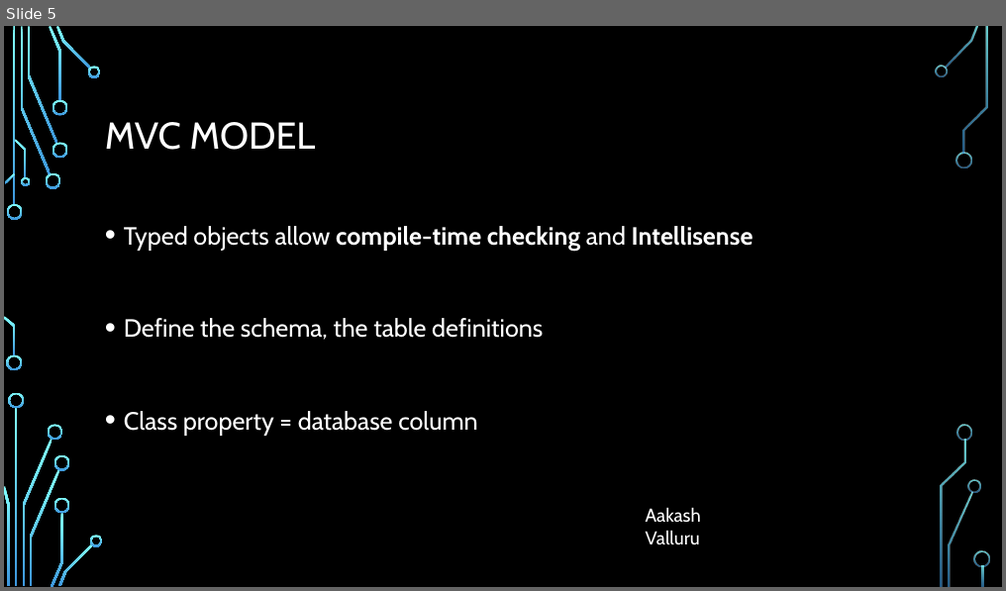
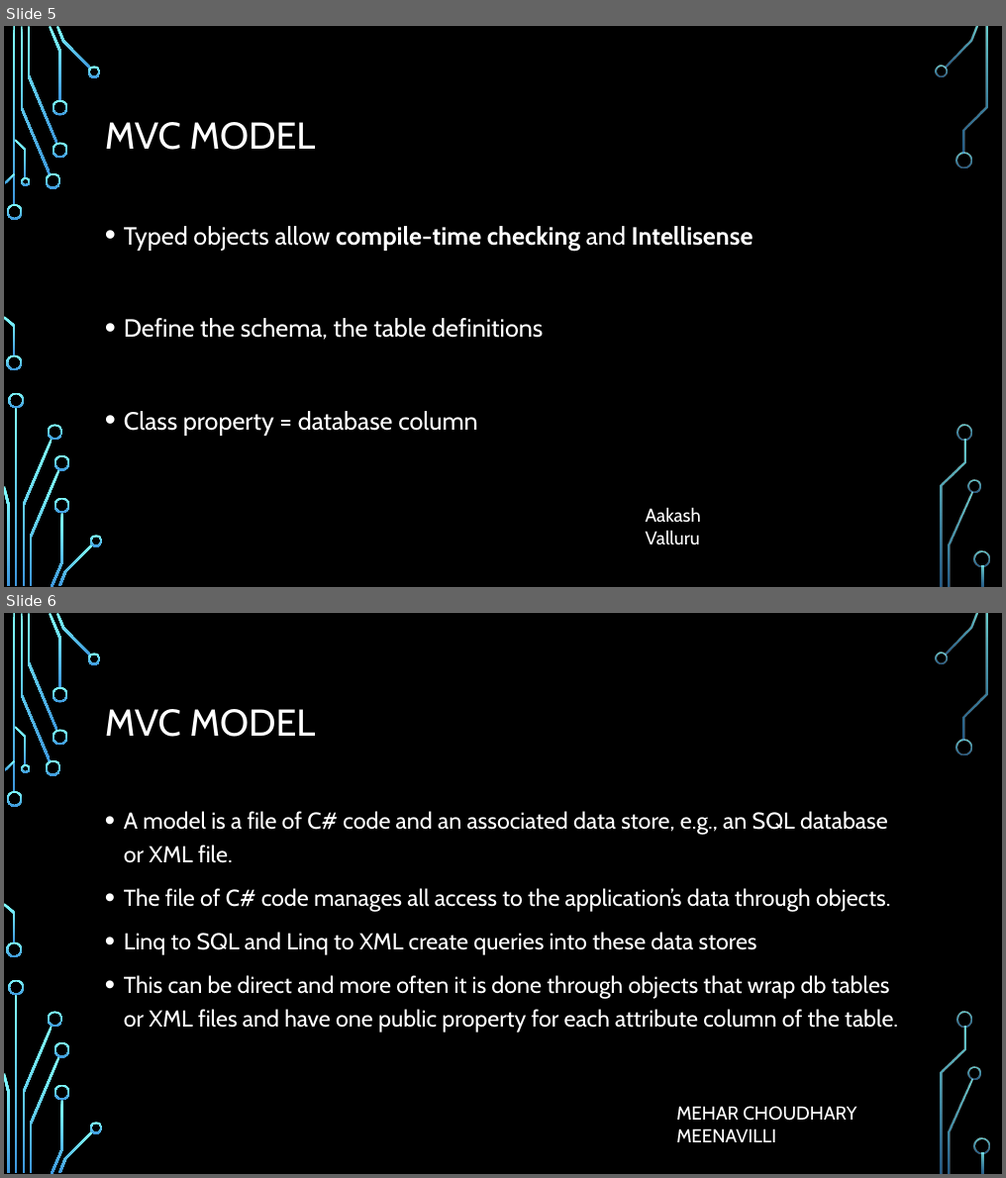
Before and after one commit to MeharChoudhary/WS4-Team, a slide deck: Models and designing schemas.pptx. Shown one above the other, each under a label of ours: slide 5 before the commit, slides 5 and 6 after it. The pictures are 1006x591 and 1006x1178 pixels, drawn with LibreOffice and Linux fonts; fonts in the diff are those of the drawing; background and template pictures are left out. Boxes give left, top, right and bottom in pixels: in the first picture for what was removed or moved away, otherwise in the second. Text is boxed around its words. In the diff, an @@ line names an element or a change of style, - is before the commit and + after.

```diff
--- a/Models and designing schemas.pptx
+++ b/Models and designing schemas.pptx
@@ slide 6 added at (x1=4, y1=613, x2=1002, y2=1174), background picture (left out); not listed: 36 template elements that a slide beside it also shows @@
@@ title added at (x1=105, y1=709, x2=316, y2=737), 36 pt, text #FFFFFF @@
+MVC MODEL
@@ text added at (x1=124, y1=811, x2=898, y2=1033), 22.2 pt, text #FFFFFF @@
+• A model is a file of C# code and an associated data store, e.g., an SQL database or XML file.
+• The file of C# code manages all access to the application’s data through objects.
+• Linq to SQL and Linq to XML create queries into these data stores
+• This can be direct and more often it is done through objects that wrap db tables or XML files and have one public property for each attribute column of the table.
@@ text added at (x1=676, y1=1106, x2=856, y2=1143), 18 pt, text #FFFFFF @@
+MEHAR CHOUDHARY MEENAVILLI
```
